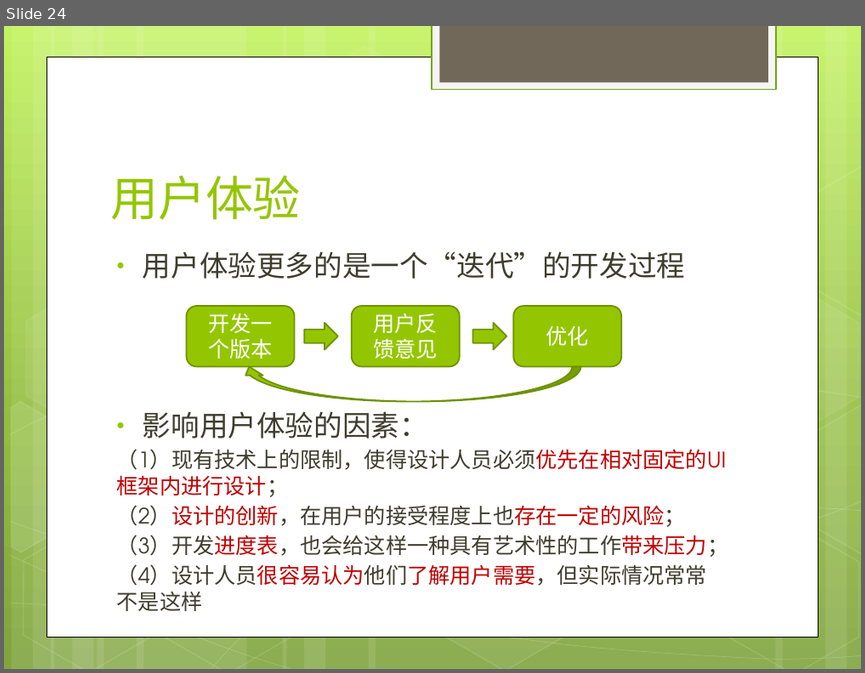
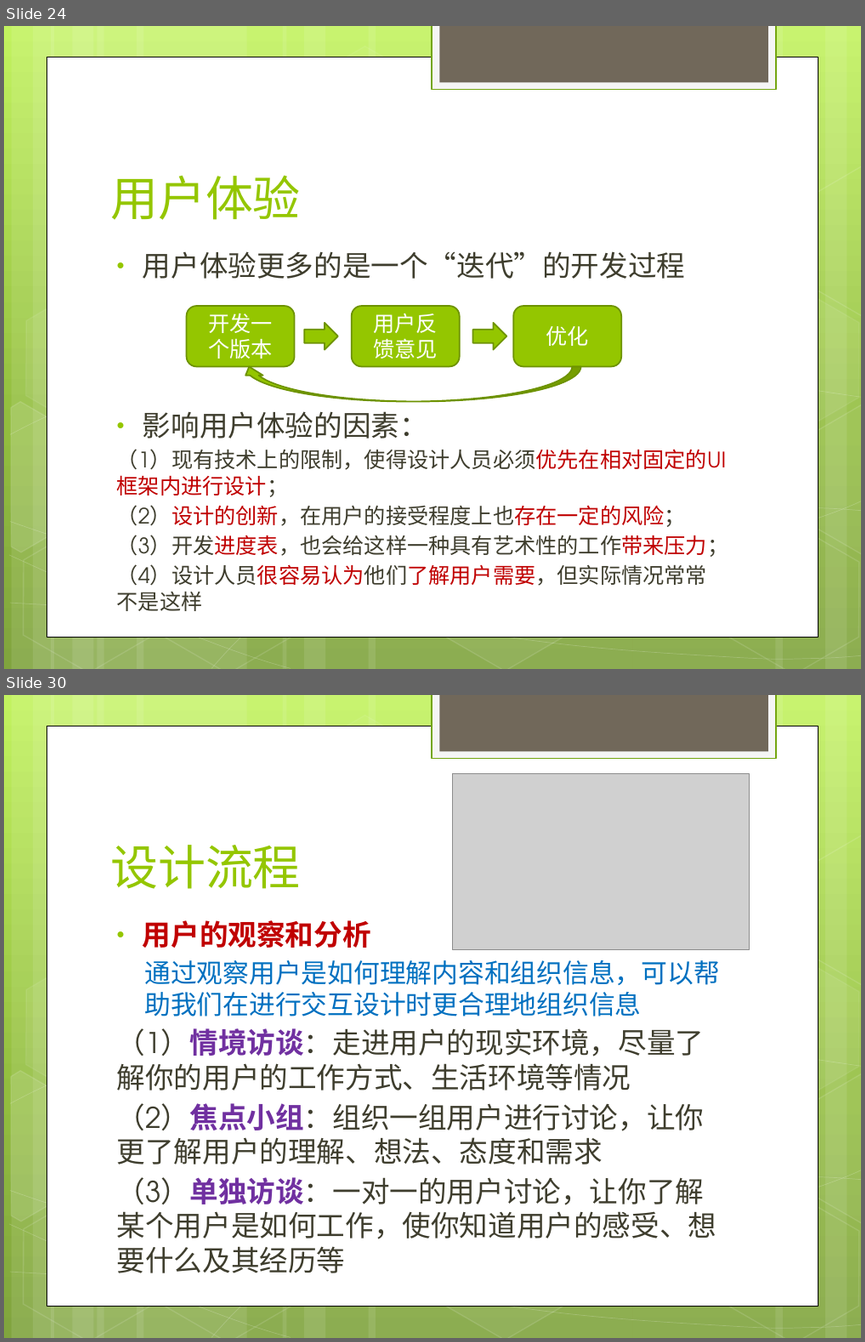
Before and after one commit to willianlam/Classes, a slide deck: 交互设计基础/课件/第5讲 界面设计.pptx. Shown one above the other, each under a label of ours: slide 24 before the commit, slides 24 and 30 after it; the slides between them are not shown. The pictures are 865x673 and 865x1342 pixels, drawn with LibreOffice and Linux fonts; fonts in the diff are those of the drawing; grey boxes stand for pictures. Boxes give left, top, right and bottom in pixels: in the first picture for what was removed or moved away, otherwise in the second. Text is boxed around its words. In the diff, an @@ line names an element or a change of style, - is before the commit and + after.

```diff
--- a/交互设计基础/课件/第5讲 界面设计.pptx
+++ b/交互设计基础/课件/第5讲 界面设计.pptx
@@ slide 30 added at [4,695,861,1338], background gradient #C3F35F to #93BF3F to #81A53E; not listed: 31 template elements that a slide beside it also shows @@
@@ picture added at [453,774,749,949] @@
@@ title added at [110,845,301,889], 40 pt, text #94C600 @@
+设计流程
@@ text added at [117,920,719,1239], 24 pt, text #3E3D2D @@
+• 用户的观察和分析
+  通过观察用户是如何理解内容和组织信息，可以帮助我们在进行交互设计时更合理地组织信息
+（1）情境访谈：走进用户的现实环境，尽量了解你的用户的工作方式、生活环境等情况
+（2）焦点小组：组织一组用户进行讨论，让你更了解用户的理解、想法、态度和需求
+（3）单独访谈：一对一的用户讨论，让你了解某个用户是如何工作，使你知道用户的感受、想要什么及其经历等
```
Also in this commit, not shown: 1 slide changed, 16 other slides added, 3 other files.
